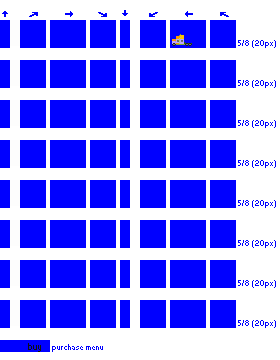
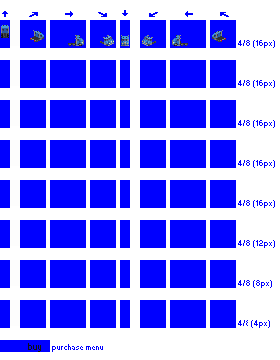
Comparing the layer stacks of the two 280 x 360 images. Changes:
added layer "Layer 3" above "Layer 2" over [1,25,226,46]
hid "Layer 2" over [172,34,192,46]
added layer "blue bg with guides" (1st of 2) above "blue bg with guides" over [1,25,276,328]
hid "blue bg with guides" (2nd of 2) over [1,25,276,328]
